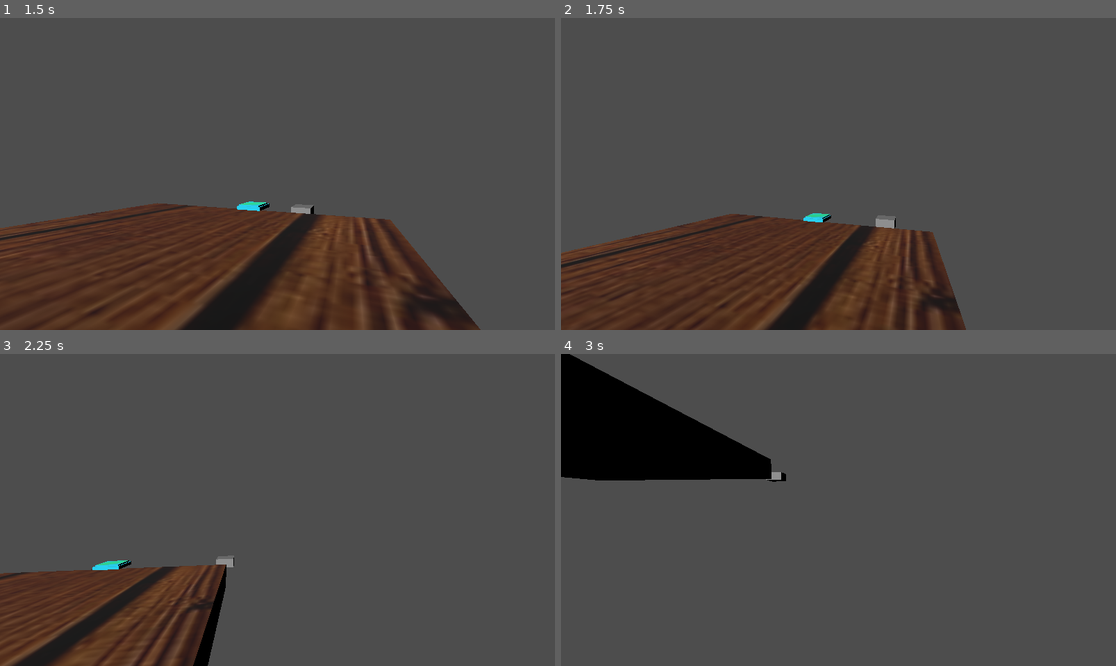
Above: before the commit, frames 1-4 (two rows, left to right).
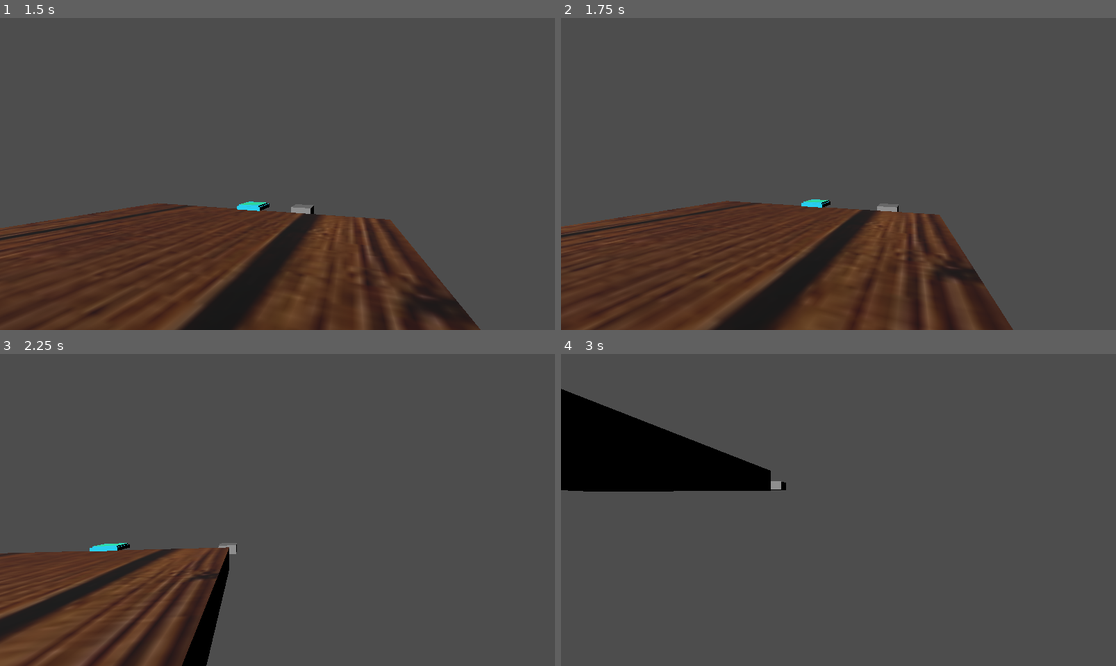
Above: after the commit, the same moments.

Repository: phiddypus/SBU-Hacks-VI
Game: Godot game, scene res://scenes/world.tscn
The game is run twice, just before and just after one commit, with the same random seed, the same clock (stepped at 60 frames per second) and the same inputs.
Inputs (mouse positions are in pixels of both pictures, inside the frame that each line leads up to):
- Up to frame 1 (1.5 s): tap Enter (ui_accept) at 0.5, 0.77 s; move the mouse to (305, 174) at 0.52 s; hold D (game_right) 0.53-1.28 s; tap Shift at 0.6 s; move the mouse to (249, 174) at 1.27 s; hold S (game_back) from 1.28 s (still down); tap W (game_front) at 1.35 s
- Up to frame 2 (1.75 s): keep holding S (game_back); tap Enter (ui_accept) at 1.52 s; tap Shift at 1.55 s
- Up to frame 3 (2.25 s): move the mouse to (288, 503) at 2.02 s; release S (game_back) at 2.03 s; hold D (game_right) from 2.03 s (still down); tap Shift at 2.1 s
- Up to frame 4 (3 s): keep holding D (game_right); move the mouse to (832, 516) at 2.77 s; tap Shift at 2.85 s

Frame 1 is identical in both runs. In frame 2, 12% of the frame differs, in the area x 0-82%, y 58-100%; in frame 3, 8.1%; in frame 4, 4.6%.

Commit message:
Finished Dash
Awesome

Diff:
--- a/godot/scripts/player.gd
+++ b/godot/scripts/player.gd
@@ -3,6 +3,9 @@
 const SPEED = 5.0
 const JUMP_VELOCITY = 4.5
 const MOUSE_SENS = 0.003
+const DASH_COOLDOWN = 1.5
+var dash_timer = 0
+var dashing = false
 
 # Get the gravity from the project settings to be synced with RigidBody nodes.
 var gravity = ProjectSettings.get_setting("physics/3d/default_gravity")
@@ -29,6 +32,22 @@
 		velocity.x = direction.x * SPEED
 		velocity.z = direction.z * SPEED
 
+
+	# Dash
+	if dash_timer <= DASH_COOLDOWN:
+		dash_timer += delta
+
+	if dashing:
+		var camera = $Camera3D
+		var camera_dir = $Camera3D.basis.z
+		var dir = Basis(Vector3(1,0,0),camera.rotation.x*2)*Basis(Vector3(0,1,0), camera.rotation.y*2)*Vector3(0,0,1)
+		print(camera.basis.z.y)
+		velocity.x = -dir.x * SPEED * SPEED
+		velocity.y = -camera.basis.z.y * SPEED * SPEED
+		velocity.z = -dir.z * SPEED * SPEED
+		dash_timer=0
+		dashing=false
+
 	move_and_slide()
 
 func _input(event):
@@ -39,5 +58,10 @@
 		$Camera3D.rotation.x -= event.relative.y * MOUSE_SENS
 		$Camera3D.rotation.x = clamp($Camera3D.rotation.x, -PI/2, PI/2)
 
+	if event is InputEventKey:
+		if event.pressed and event.keycode == KEY_SHIFT and dash_timer>DASH_COOLDOWN:
+			dashing=true
+
+
 func _process(delta):
 	pass
Not shown: 1 places in godot/scenes/player.tscn that only renumber resources
Not shown: 1 places in godot/scenes/world.tscn that only renumber resources
